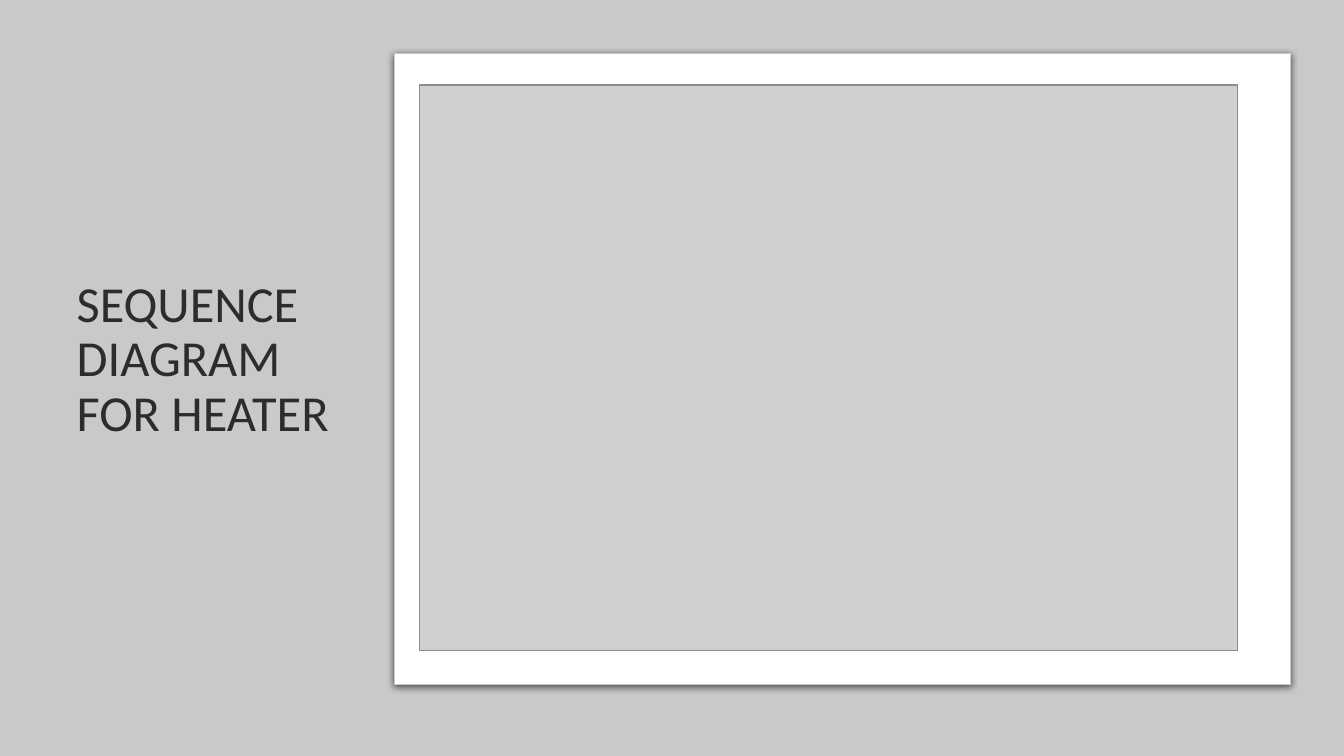
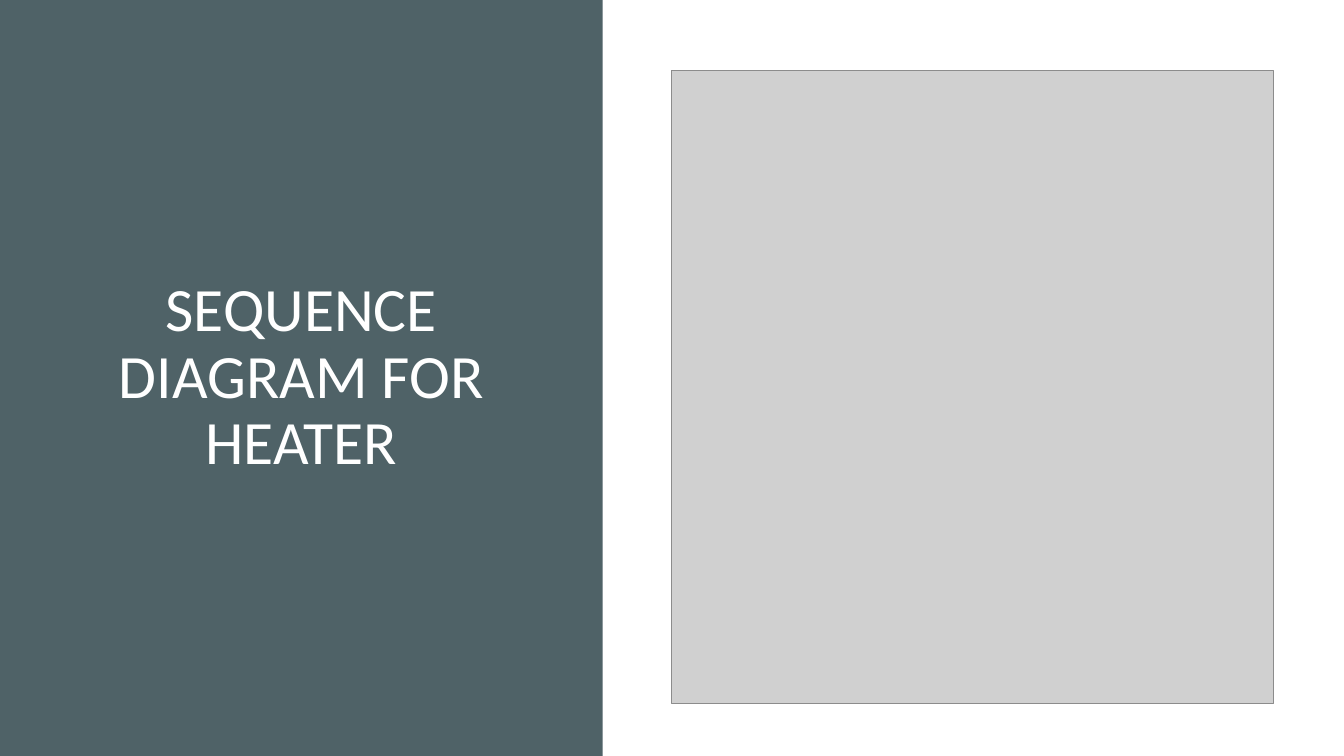
Before and after one commit to Microcontroller-Team-1/winter20-21, a slide deck: slide 8 of Project_Week_7&8/Precise Analysis.pptx. Drawn at 1344x756 pixels with LibreOffice and Linux fonts; fonts in the diff are those of the drawing; grey boxes stand for pictures. Boxes give left, top, right and bottom in pixels: in the first picture for what was removed or moved away, otherwise in the second. Text is boxed around its words. In the diff, an @@ line names an element or a change of style, - is before the commit and + after.

```diff
--- a/Project_Week_7&8/Precise Analysis.pptx
+++ b/Project_Week_7&8/Precise Analysis.pptx
@@ background #E7E6E6 to #FFFFFF @@
@@ rectangle removed at [0,0,1344,756] @@
@@ rectangle added at [0,0,603,756], fill #4F6267 @@
@@ rounded rectangle removed at [395,53,1292,685] @@
@@ title "SEQUENCE DIAGRAM FOR HEATER" at [119,291,484,464]: size 36 to 44 pt, text colour #2C2C2C to #FFFFFF; alignment left to centre @@
@@ picture: place and size @@
-picture at [419,85,1237,650]
+picture at [673,71,1274,704]
```
Also in this commit, not shown: 1 other slide changed, 2 slides added.
